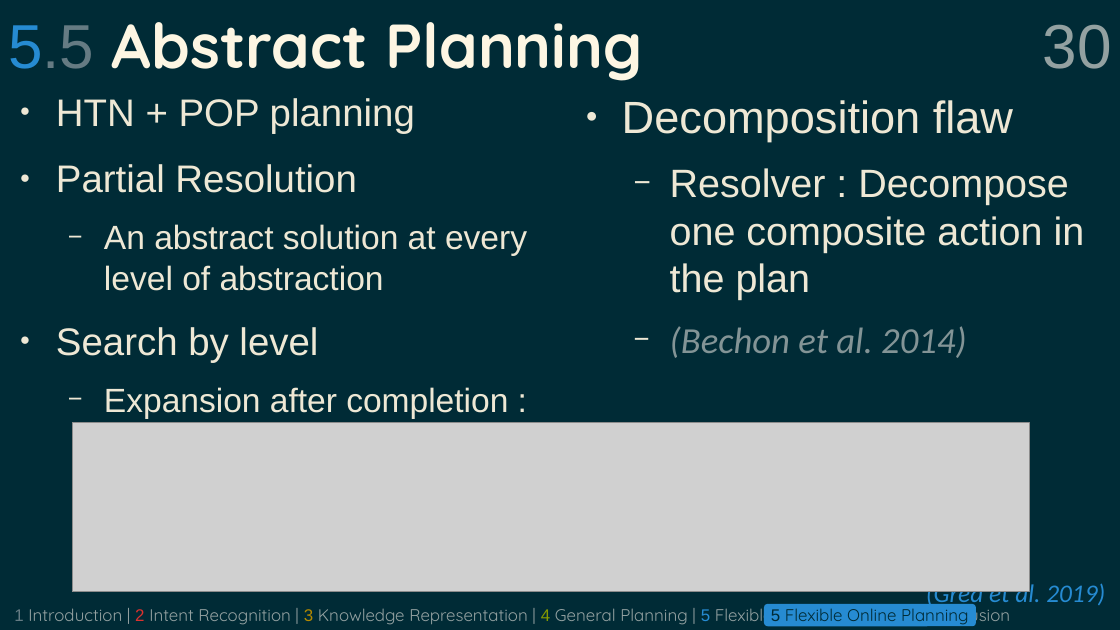
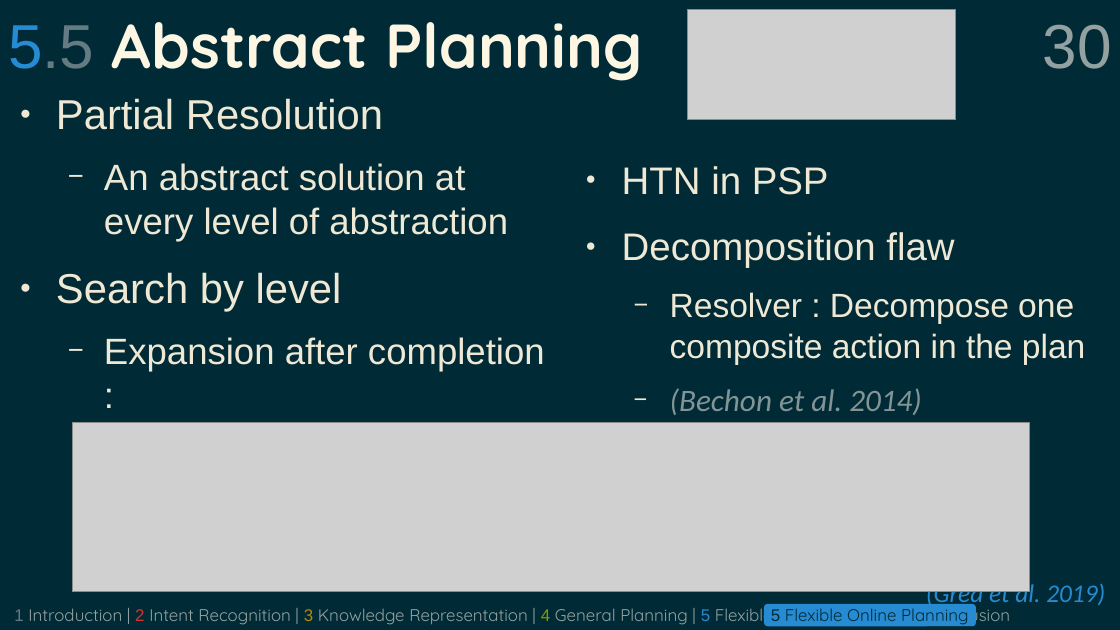
Before and after one commit to grea09/gennio, a slide deck: slide 30 of doc/defense.odp. Drawn at 1120x630 pixels with LibreOffice and Linux fonts; fonts in the diff are those of the drawing; grey boxes stand for pictures. Boxes give left, top, right and bottom in pixels: in the first picture for what was removed or moved away, otherwise in the second. Text is boxed around its words. In the diff, an @@ line names an element or a change of style, - is before the commit and + after.

```diff
--- a/doc/defense.odp
+++ b/doc/defense.odp
@@ picture added at bbox=[687, 10, 956, 120] @@
@@ text "Partial Resolution" at bbox=[56, 98, 545, 371]: size 27.2 to 29.6 pt in "Partial Resolution", "Search by level"; size 23.8 to 25.9 pt in "An abstract solution at every level of ...", "Expansion after completion :" @@
@@ text at bbox=[56, 98, 415, 134]: paragraph removed @@
-● HTN + POP planning
@@ text "HTN in PSP": place and size @@
-text "HTN in PSP" at bbox=[622, 100, 1085, 358]
+text "HTN in PSP" at bbox=[622, 166, 1085, 415]
@@ text at bbox=[622, 166, 829, 195]: paragraph added @@
+● HTN in PSP
@@ text at bbox=[622, 232, 1085, 415]: size 32 to 27.2 pt in "Decomposition flaw"; size 28 to 23.8 pt in "Resolver : Decompose one composite action in ..."; size 26 to 22.1 pt in "(Bechon et al. 2014)" @@
```
Also in this commit, not shown: 1 other slide changed, 1 other file.
